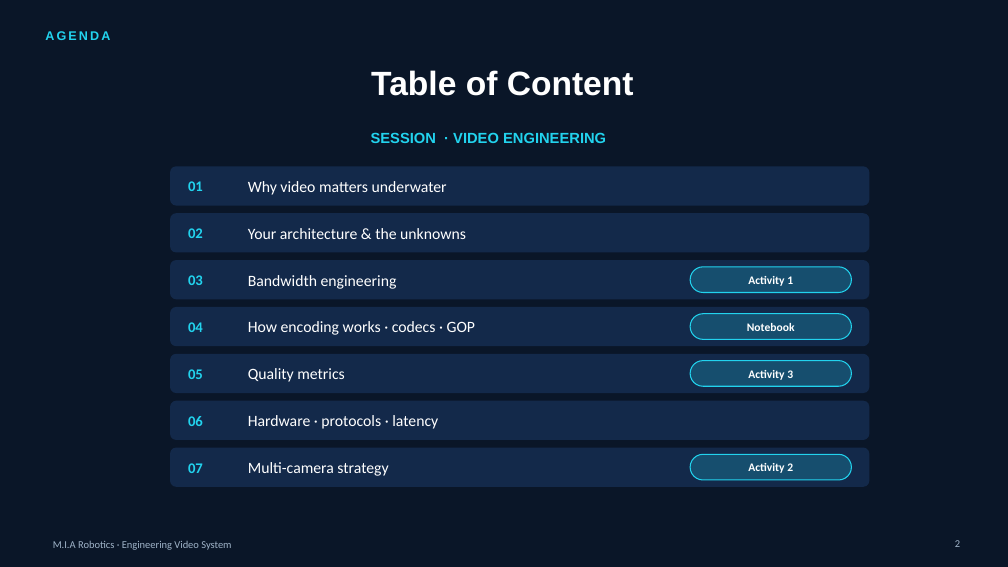
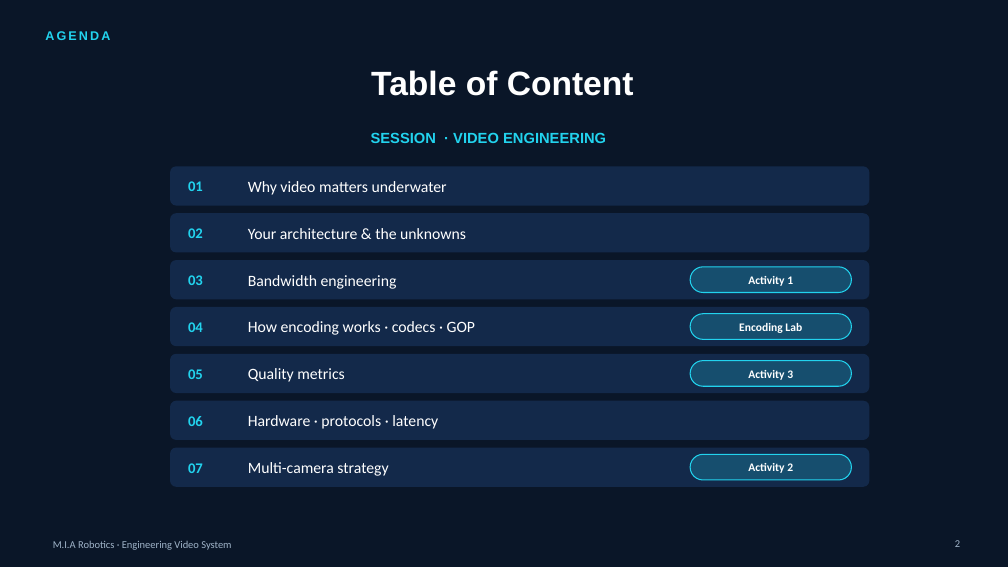
Before and after one commit to YoussefAbbas2001/video-streaming, a slide deck: slide 2 of presentation/MIA_Video_Streaming.pptx. Drawn at 1008x567 pixels with LibreOffice and Linux fonts; fonts in the diff are those of the drawing; background and template pictures are left out. Boxes give left, top, right and bottom in pixels: in the first picture for what was removed or moved away, otherwise in the second. Text is boxed around its words. In the diff, an @@ line names an element or a change of style, - is before the commit and + after.

```diff
--- a/presentation/MIA_Video_Streaming.pptx
+++ b/presentation/MIA_Video_Streaming.pptx
@@ text at [739, 323, 802, 333]: text changed @@
-Notebook
+Encoding Lab
```
Also in this commit, not shown: 3 other slides changed, 9 slides added, 24 other files.
